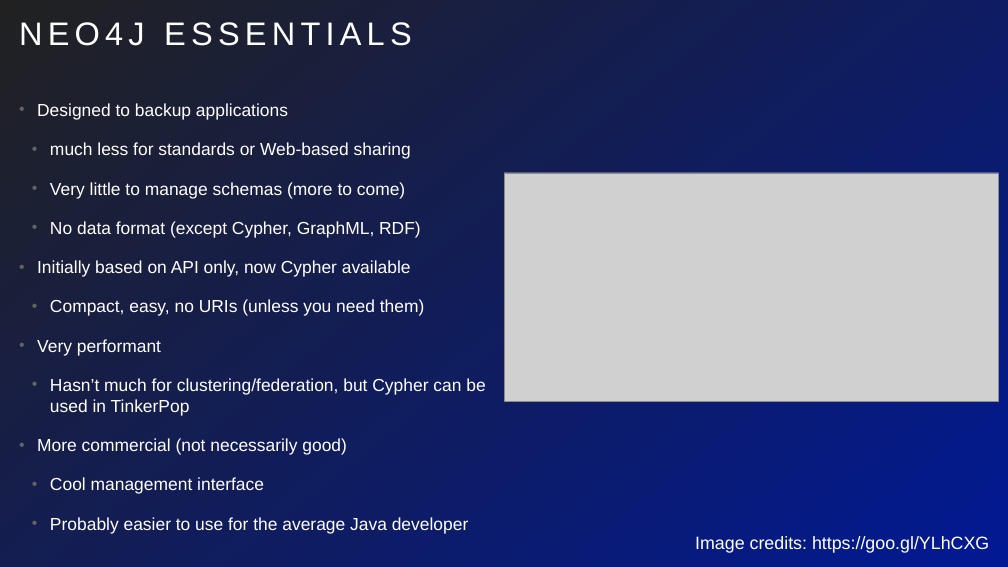
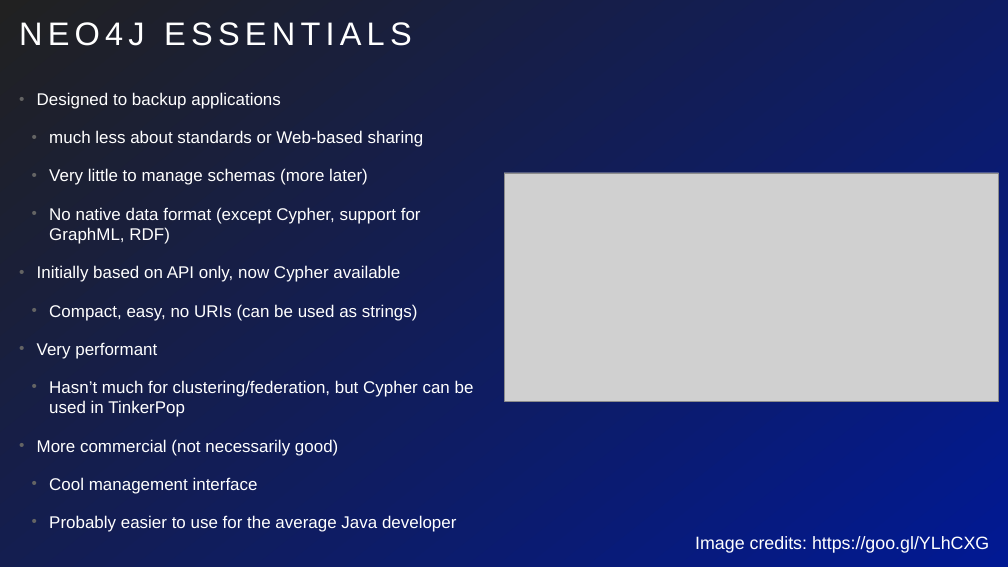
Before and after one commit to marco-brandizi/odx_neo4j_converter_test, a slide deck: slide 16 of test_report/ondex_graphdb_eval.pptx. Drawn at 1008x567 pixels with LibreOffice and Linux fonts; fonts in the diff are those of the drawing; grey boxes stand for pictures. Boxes give left, top, right and bottom in pixels: in the first picture for what was removed or moved away, otherwise in the second. Text is boxed around its words. In the diff, an @@ line names an element or a change of style, - is before the commit and + after.

Commit message:
Adding WHERE paths considerations about Cypher.

```diff
--- a/test_report/ondex_graphdb_eval.pptx
+++ b/test_report/ondex_graphdb_eval.pptx
@@ text "Designed to backup applications": place and size @@
-text "Designed to backup applications" at bbox=[37, 103, 485, 533]
+text "Designed to backup applications" at bbox=[37, 92, 474, 532]
@@ text at bbox=[37, 92, 474, 532]: size 33.2 to 32.3 pt in "Designed to backup applications", "Initially based on API only, now Cypher ...", "Very performant", "Hasn’t much for clustering/federation, but Cypher can ..." and 3 more places; indent changed; less space between paragraphs @@
@@ text at bbox=[49, 130, 424, 244]: text changed; size 33.2 to 32.3 pt @@
-  • much less for standards or Web-based sharing
-  • Very little to manage schemas (more to come)
-  • No data format (except Cypher, GraphML, RDF)
+  • much less about standards or Web-based sharing
+  • Very little to manage schemas (more later)
+  • No native data format (except Cypher, support for GraphML, RDF)
@@ text at bbox=[49, 304, 418, 321]: text changed; size 33.2 to 32.3 pt @@
-  • Compact, easy, no URIs (unless you need them)
+  • Compact, easy, no URIs (can be used as strings)
```
Also in this commit, not shown: 16 other slides changed, 2 slides added, 2 other files.
